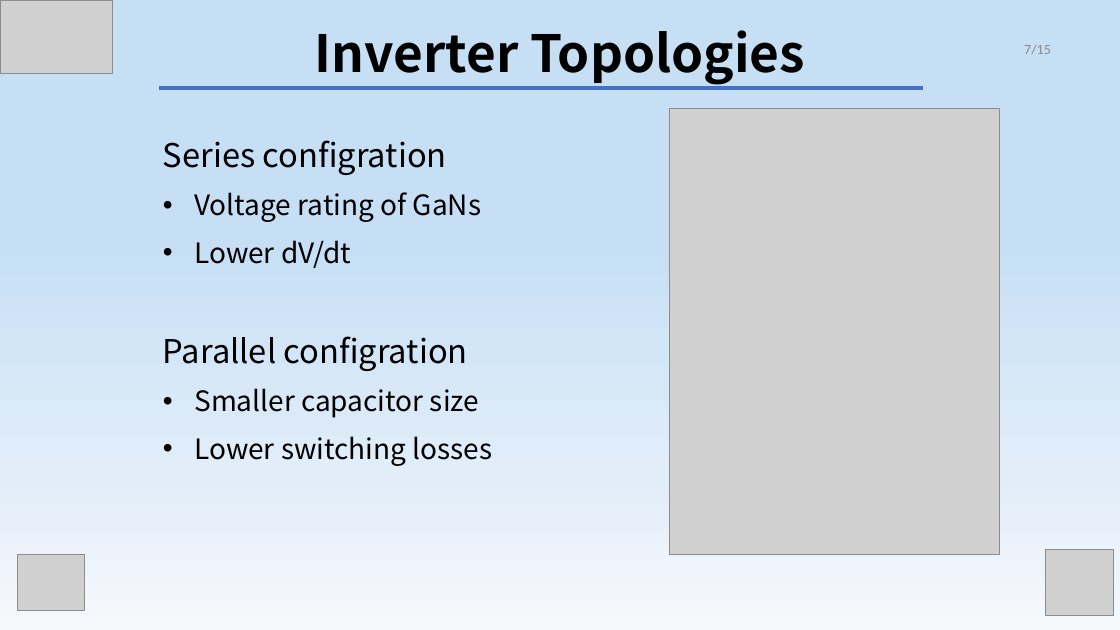
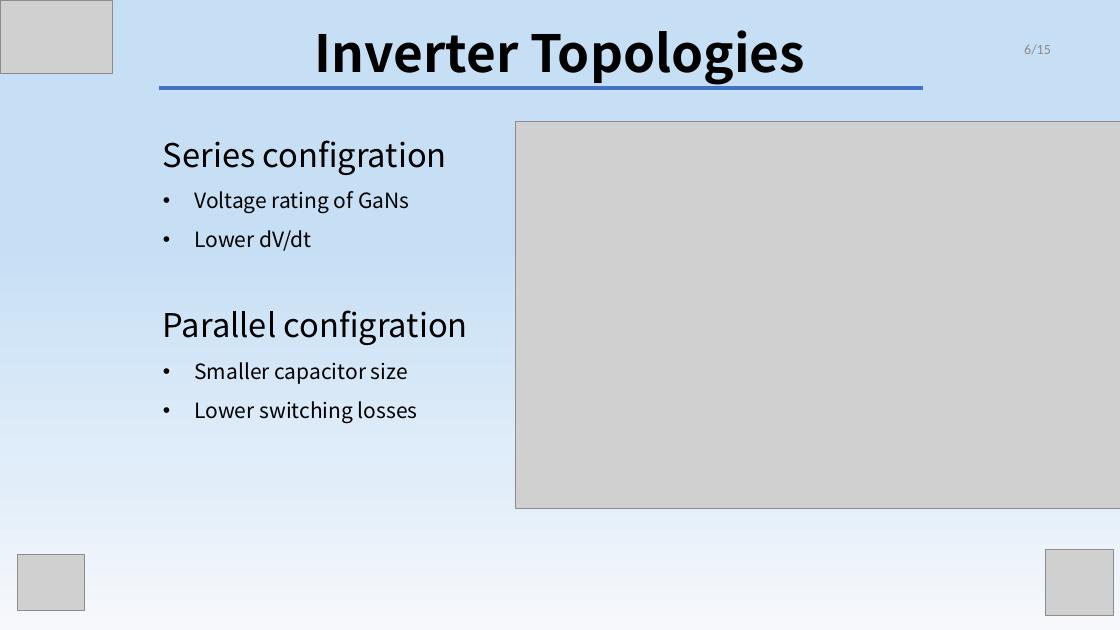
Before and after one commit to hakanpolat/IMMD, a slide deck: slide 6 of Paper/PEMC 2018/presentation/PEMC_2018_presentation.pptx (slide 7 before the commit). Drawn at 1120x630 pixels with LibreOffice and Linux fonts; fonts in the diff are those of the drawing; grey boxes stand for pictures. Boxes give left, top, right and bottom in pixels: in the first picture for what was removed or moved away, otherwise in the second. Text is boxed around its words. In the diff, an @@ line names an element or a change of style, - is before the commit and + after.

```diff
--- a/Paper/PEMC 2018/presentation/PEMC_2018_presentation.pptx
+++ b/Paper/PEMC 2018/presentation/PEMC_2018_presentation.pptx
@@ page number at (1024,44,1051,55): text changed @@
-7/15
+6/15
@@ picture removed at (670,109,1001,555) @@
@@ picture added at (516,122,1120,509) @@
@@ text at (194,191,418,423): size 24 to 18 pt in "Voltage rating of GaNs", "Lower dV/dt", "Smaller capacitor size", "Lower switching losses" @@
```
Also in this commit, not shown: 2 other slides changed, 1 slide added, 1 slide removed.
